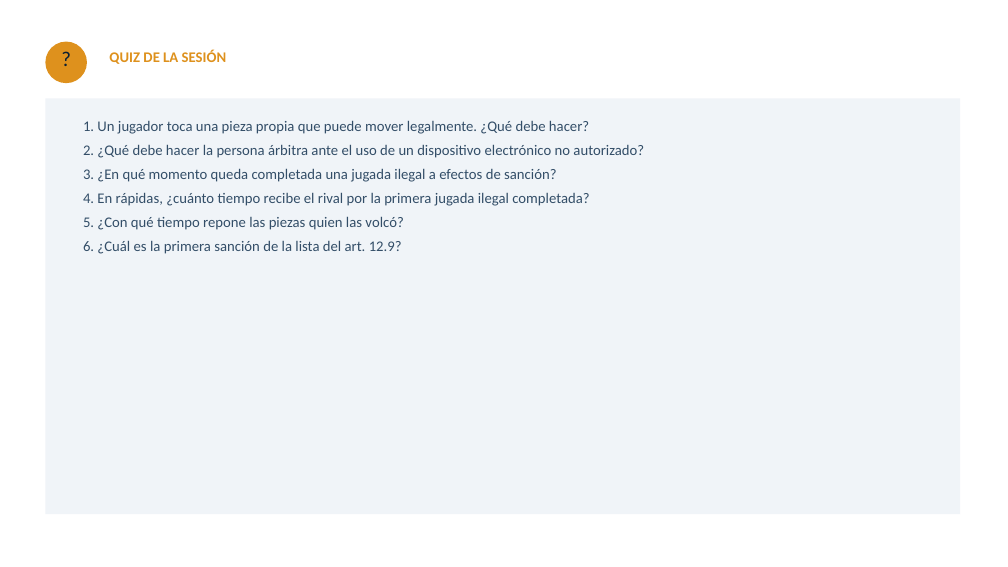
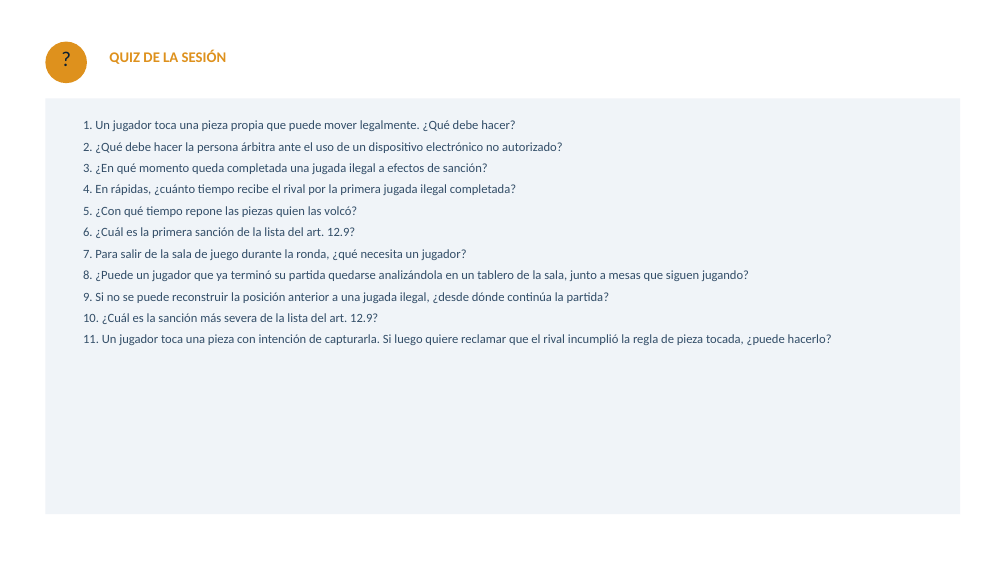
Before and after one commit to GMpupilo2026/Pagina-Completa, a slide deck: slide 28 of cursos/recursos/formacion-ajedrez/02-reglas-de-competicion.pptx. Drawn at 1008x567 pixels with LibreOffice and Linux fonts; fonts in the diff are those of the drawing. Boxes give left, top, right and bottom in pixels: in the first picture for what was removed or moved away, otherwise in the second. Text is boxed around its words. In the diff, an @@ line names an element or a change of style, - is before the commit and + after.

```diff
--- a/cursos/recursos/formacion-ajedrez/02-reglas-de-competicion.pptx
+++ b/cursos/recursos/formacion-ajedrez/02-reglas-de-competicion.pptx
@@ text at box(83, 120, 562, 238): size 14 to 12 pt in "1. Un jugador toca una pieza propia ...", "2. ¿Qué debe hacer la persona árbitra ...", "3. ¿En qué momento queda completada una ...", "4. En rápidas, ¿cuánto tiempo recibe el ..." and 2 more places @@
@@ text at box(83, 249, 832, 345): paragraphs added @@
+7. Para salir de la sala de juego durante la ronda, ¿qué necesita un jugador?
+8. ¿Puede un jugador que ya terminó su partida quedarse analizándola en un tablero de la sala, junto a mesas que siguen jugando?
+9. Si no se puede reconstruir la posición anterior a una jugada ilegal, ¿desde dónde continúa la partida?
+10. ¿Cuál es la sanción más severa de la lista del art. 12.9?
+11. Un jugador toca una pieza con intención de capturarla. Si luego quiere reclamar que el rival incumplió la regla de pieza tocada, ¿puede hacerlo?
```
Also in this commit, not shown: 24 other files.
